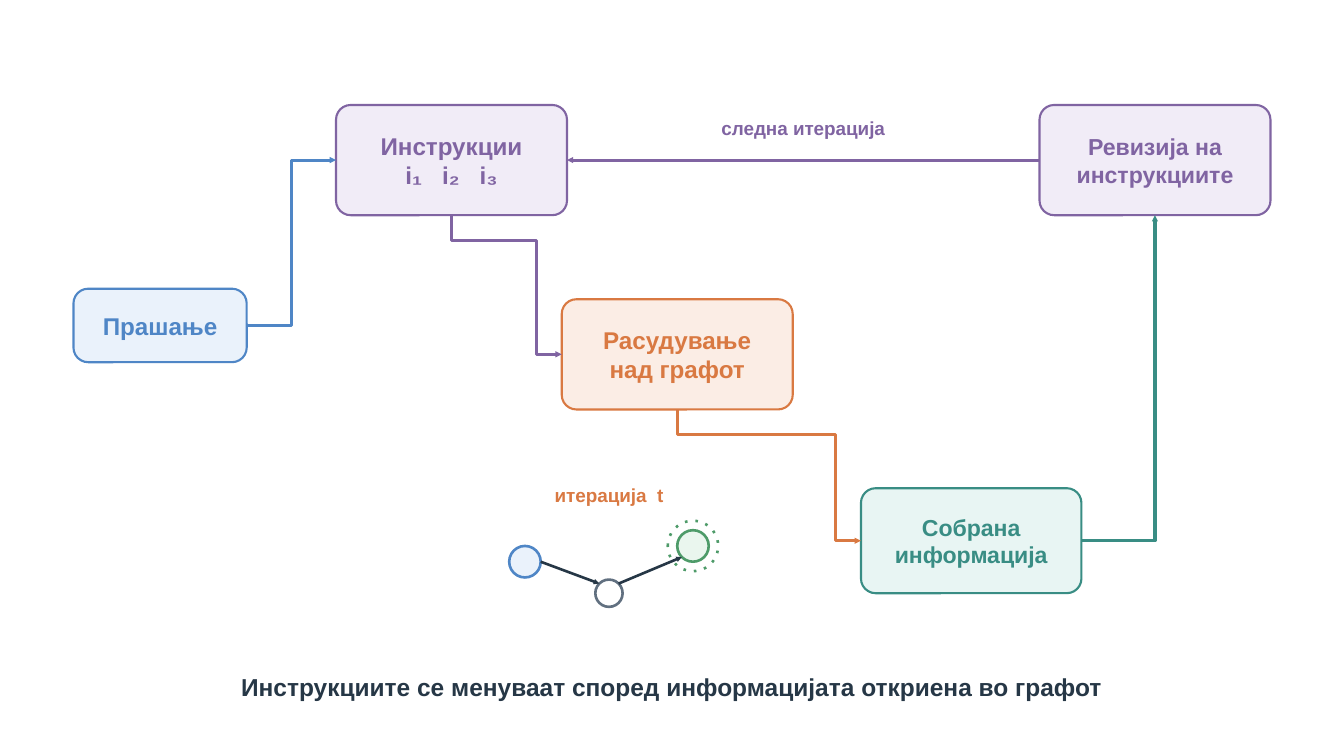
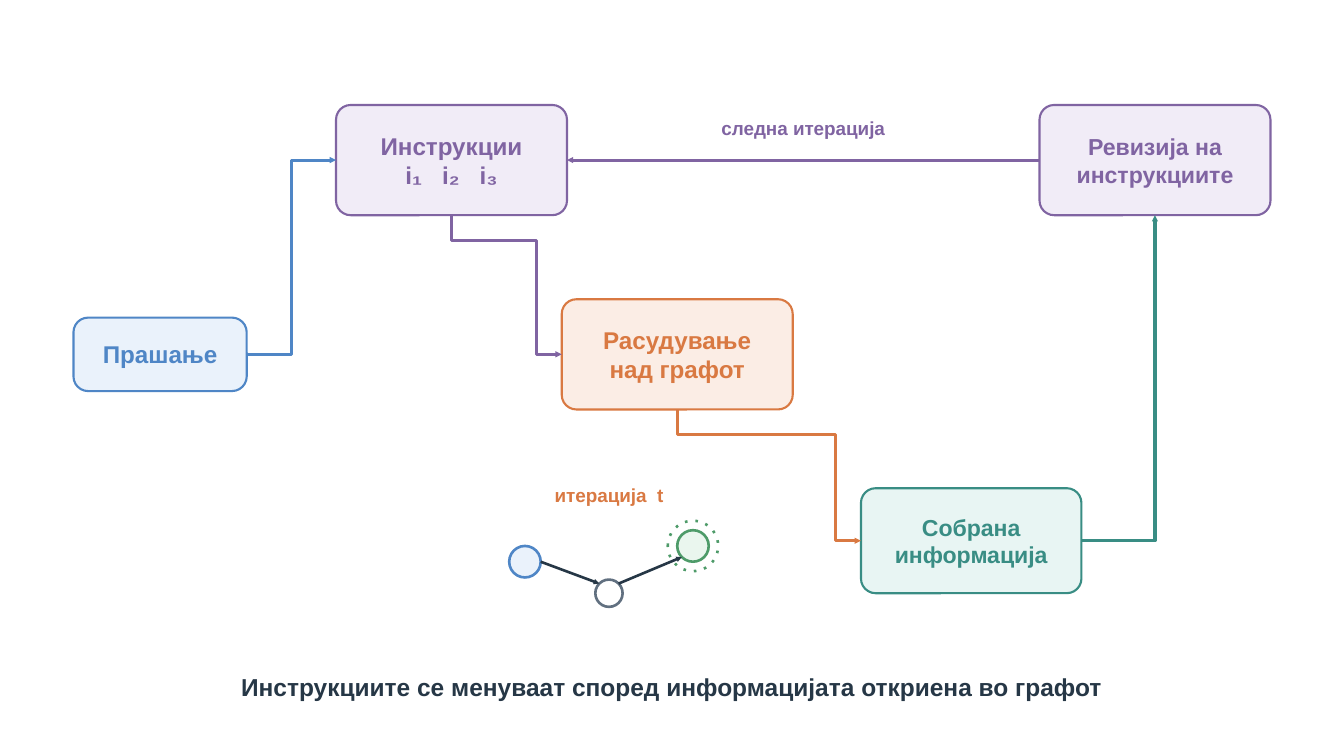
Before and after one commit to Itonkdong/graphragx, a slide deck: slide 5 of .codex-build/presentation-visuals/candidate.pptx. Drawn at 1344x756 pixels with LibreOffice and Linux fonts; fonts in the diff are those of the drawing. Boxes give left, top, right and bottom in pixels: in the first picture for what was removed or moved away, otherwise in the second. Text is boxed around its words. In the diff, an @@ line names an element or a change of style, - is before the commit and + after.

```diff
--- a/.codex-build/presentation-visuals/candidate.pptx
+++ b/.codex-build/presentation-visuals/candidate.pptx
@@ elbow arrow moved from (247, 326) - (336, 160) to (247, 355) - (336, 160) @@
@@ rounded rectangle "Прашање": place and size @@
-rounded rectangle "Прашање" at (74,288,247,362)
+rounded rectangle "Прашање" at (74,318,247,391)
```
Also in this commit, not shown: 3 other slides changed, 29 other files.
